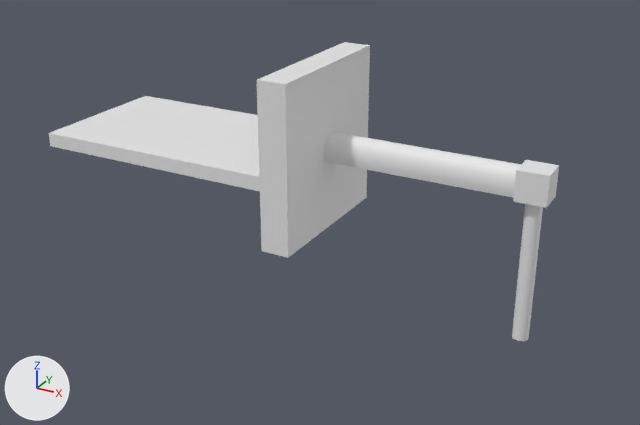
Renders of the Blender file to_import/Entrance.blend from each side of a commit.
Both versions are drawn from a 50 mm lens placed at (34.7, -80.1, 33.4), pointed at (-8.9, -0.7, -6.3). The axes (+X, +Y, +Z) are drawn at lower left. The lights are the same throughout.

In view in the first picture: 'Cube-col', 'OutsideGround-col', 'RockFace-col', 'Shaft-col', 'Tunnel-col'.
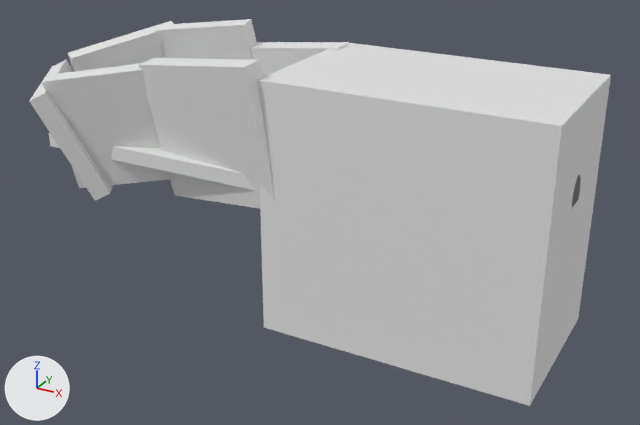
Location of each change, [x1, y1, x2, y2] in pixels of the pictures (640 x 425 px; the box of a moved part takes in the faces that stretch with it):
'RockFace-col', reshaped (211% wider, 68% taller): before [257, 42, 370, 258]; after [257, 43, 611, 406]
'Cube', added: after [139, 58, 275, 209]
'Cube.001', added: after [42, 63, 170, 188]
'Cube.004', added: after [154, 19, 257, 59]
'Cube.002', added: after [29, 60, 113, 201]
'Cube.005', added: after [68, 21, 174, 72]
'Cube.003', added: after [250, 42, 349, 76]
part 1 of me_cube_003, moved or reshaped: before [257, 46, 370, 258]; after [257, 75, 611, 406]
part 2 of me_cube_003, moved or reshaped: before [257, 42, 370, 84]; after [259, 43, 610, 126]
'OutsideGround-col', unchanged, covered by the edit: before [49, 96, 260, 191]; after [49, 133, 256, 191]
'Shaft-col', unchanged, covered by the edit: before [512, 204, 543, 341]
'Cube-col', unchanged, covered by the edit: before [513, 160, 559, 208]

The change in detail:
me_cube_003 has 72 vertices, 8 faces and spans x -1.0..1.0, y -1.0..1.0, z -1.0..1.0.
me_cube_003 is used by ob_rockface_col; location (-9.71, 0.17, 1.25); scale (1.63, 9.27, 9.27).
me_cube_003 part 1: all 2 vertices in x 1.0, y -1.0..1.0, z -1.0 are moved by (16.27, 0.0, -1.01).
me_cube_003 part 2: all 34 vertices in x 1.0, y -1.0..1.0, z -0.12..1.0 are moved by (16.27, 0.0, 0.0).
Object 'Tunnel-col' (ob_tunnel_col) gains a SOLIDIFY modifier named 'Solidify'.
Modifier setting: thickness = 0.1.
Object 'Cube.005' (ob_cube_005) is new; it shows a copy of the mesh of ob_outsideground_col.
Its location is (-38.28, 4.45, 2.77).
Its rotation in degrees is (7.4, -12, 53).
Its scale is (6.67, 1.0, 6.67).
Object 'Cube.004' (ob_cube_004) is new; it shows a copy of the mesh of ob_outsideground_col.
Its location is (-29.2, 8.39, 4.47).
Its rotation in degrees is (8.7, -7.7, 5.5).
Its scale is (6.67, 1.0, 6.67).
Object 'Cube.003' (ob_cube_003) is new; it shows a copy of the mesh of ob_outsideground_col.
Its location is (-16.31, 8.66, 2.45).
Its rotation in degrees is (7.2, -7.9, -8.9).
Its scale is (7.48, 1.12, 7.48).
Object 'Cube.002' (ob_cube_002) is new; it shows a copy of the mesh of ob_outsideground_col.
Its location is (-38.02, -6.28, 0.56).
Its rotation in degrees is (25, 1.7, -56).
Its scale is (6.67, 1.0, 6.67).
Object 'Cube.001' (ob_cube_001) is new; it shows a copy of the mesh of ob_outsideground_col.
Its location is (-30.38, -7.9, 2.38).
Its rotation in degrees is (8, -8.6, 22).
Its scale is (6.67, 1.0, 6.67).
Object 'Cube' (ob_cube) is new; it shows a copy of the mesh of ob_outsideground_col.
Its location is (-17.88, -7.49, 3.59).
Its rotation in degrees is (7.2, -7.9, -8.9).
Its scale is (7.69, 1.15, 7.69).
